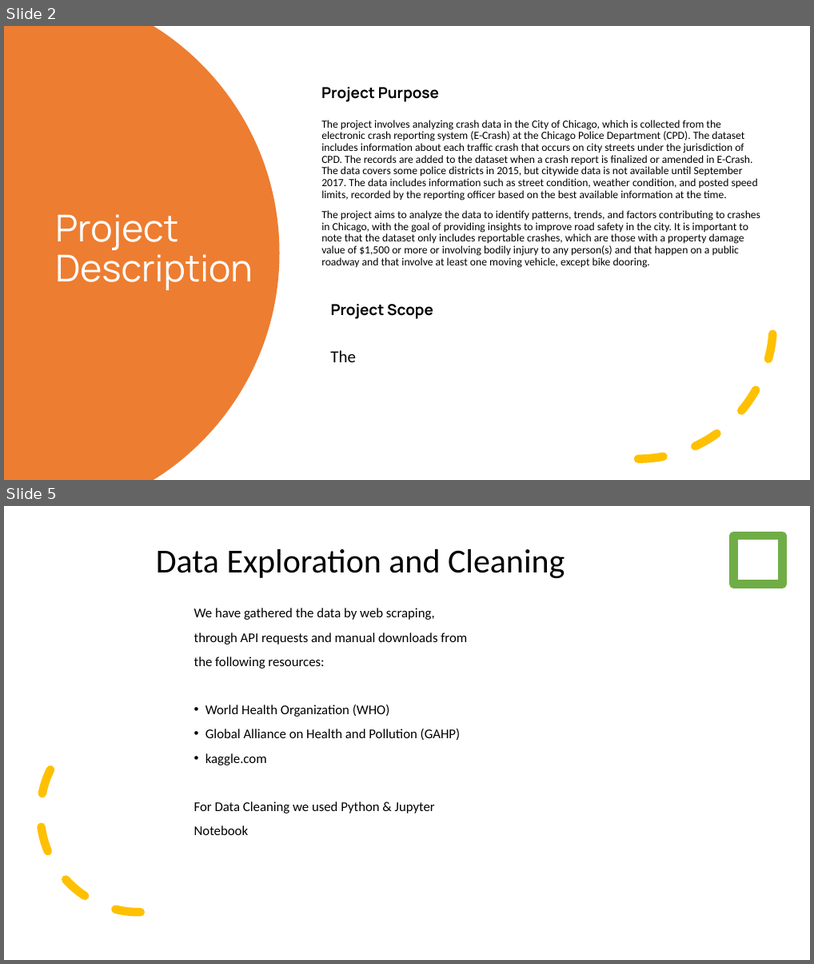
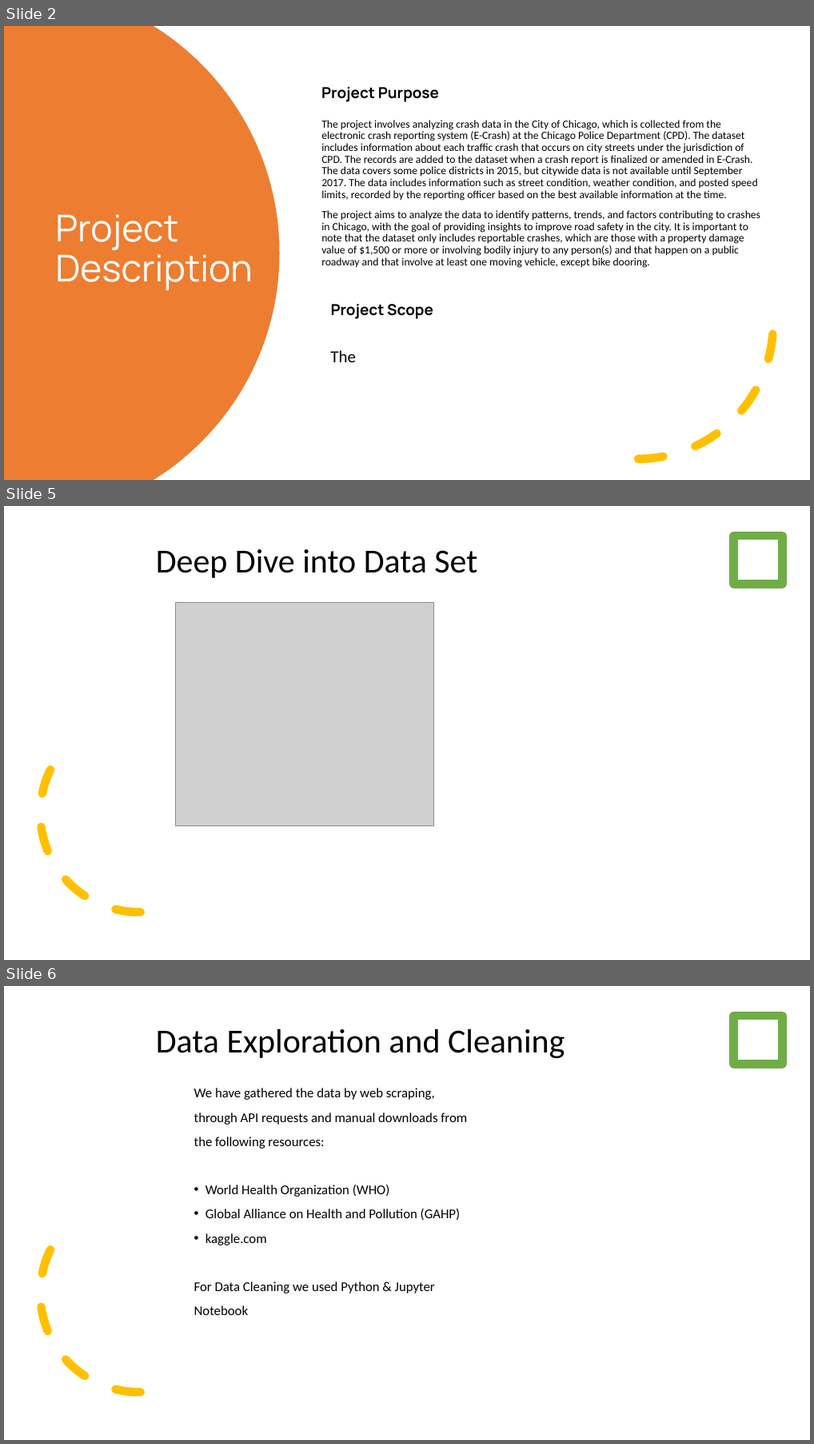
Before and after one commit to SyedFarman/Chicago_Traffic_Crashes, a slide deck: Slides.pptx. Shown one above the other, each under a label of ours: slides 2 and 5 before the commit, slides 2, 5 and 6 after it; the slides between them are not shown. The pictures are 814x964 and 814x1444 pixels, drawn with LibreOffice and Linux fonts; fonts in the diff are those of the drawing; grey boxes stand for pictures. Boxes give left, top, right and bottom in pixels: in the first picture for what was removed or moved away, otherwise in the second. Text is boxed around its words. In the diff, an @@ line names an element or a change of style, - is before the commit and + after.

```diff
--- a/Slides.pptx
+++ b/Slides.pptx
@@ slide 5 added at box(4, 506, 810, 960), background #FFFFFF @@
@@ title added at box(156, 549, 478, 578), 40 pt, text #000000 @@
+Deep Dive into Data Set
@@ rectangle added at box(734, 536, 782, 584), outline #70AD47 10 pt @@
@@ picture added at box(176, 602, 434, 826) @@
@@ arc (boxed as its full ellipse) added at box(35, 709, 243, 917), outline #FFC000 10 pt dashed @@
@@ what was slide 5 is now slide 6 @@
```
Also in this commit, not shown: 1 slide changed, 1 other slide added, 1 slide removed, 3 other files.
